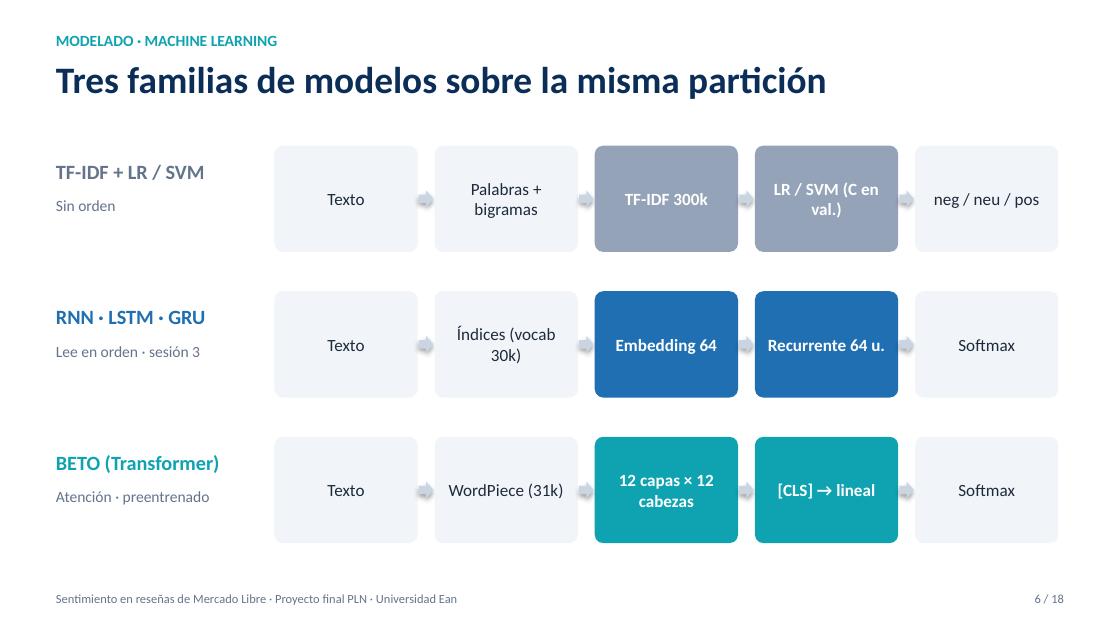
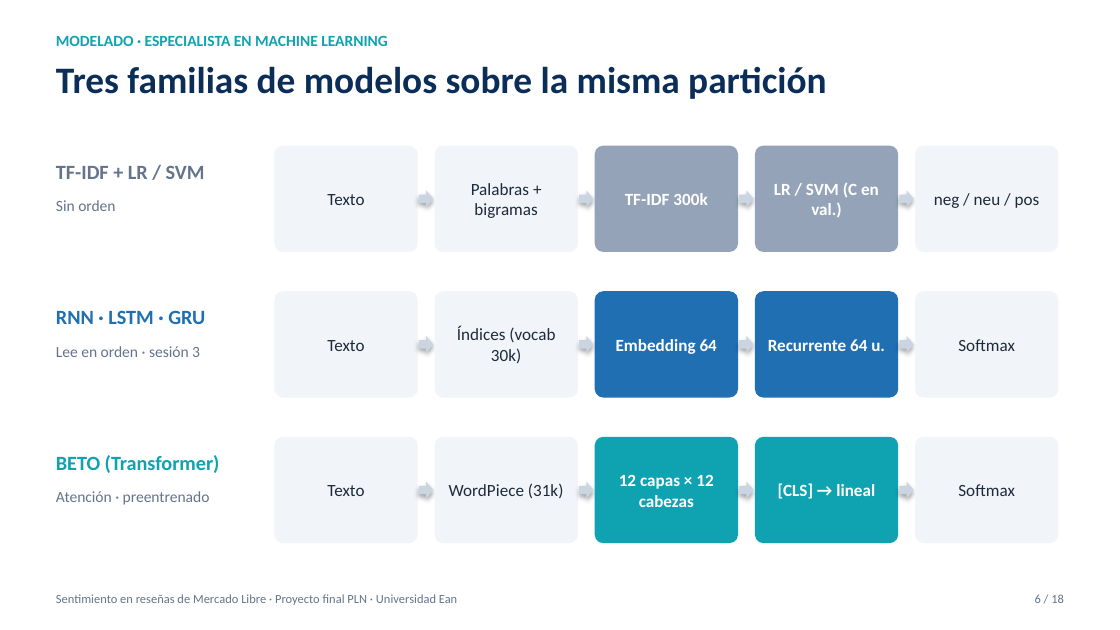
Before and after one commit to pedrogarciar13/proyecto_final_pln, a slide deck: slide 6 of docs/Presentacion_Proyecto_PLN.pptx. Drawn at 1120x630 pixels with LibreOffice and Linux fonts; fonts in the diff are those of the drawing. Boxes give left, top, right and bottom in pixels: in the first picture for what was removed or moved away, otherwise in the second. Text is boxed around its words. In the diff, an @@ line names an element or a change of style, - is before the commit and + after.

```diff
--- a/docs/Presentacion_Proyecto_PLN.pptx
+++ b/docs/Presentacion_Proyecto_PLN.pptx
@@ text at (56,35,388,46): text changed @@
-MODELADO · MACHINE LEARNING
+MODELADO · ESPECIALISTA EN MACHINE LEARNING
```
Also in this commit, not shown: 17 other slides changed, 4 other files.
